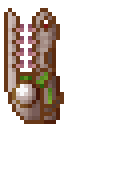
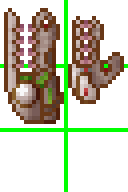
Comparing the layer stacks of the two (128, 192) images. Changes:
painted on "Layer" over [68, 16, 124, 104]
showed "Background" over [0, 0, 128, 192]
